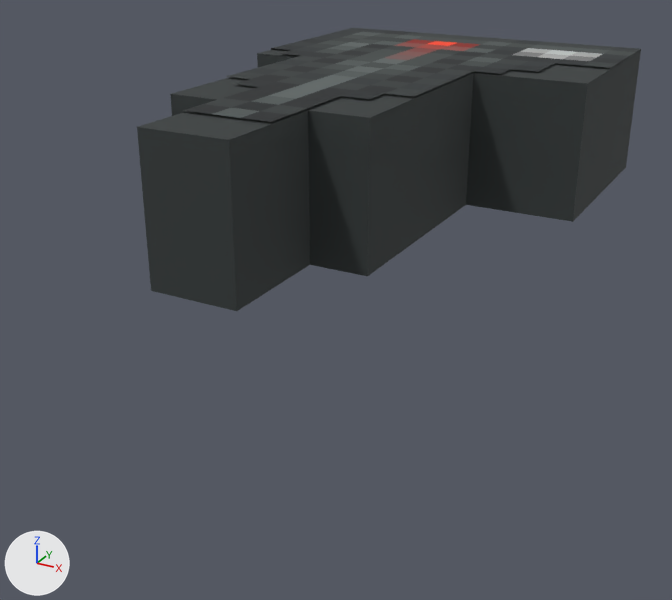
The glTF model Content.CMU/Resources/Models/CMU14/Garrison/CMU3DReduxVehicleHumveeCannonMounted.glb as it was, and as the next commit left it.
Camera for both pictures: a camera (50 mm lens) standing at (0.459, -1.476, 2.212) and looking at (-0.044, -0.56, 1.754). Arrows for +X, +Y and +Z are at lower left; the lights stay in place. The picture after the commit comes second. Where no turn or scale is listed for an object, it has been applied to the vertices. Vertices at exactly the same position are counted once.

Objects in the first picture: 'weapon original finish', 'weapon section', 'weapon section.001', 'weapon section.002', 'weapon section.003', 'weapon section.004'.
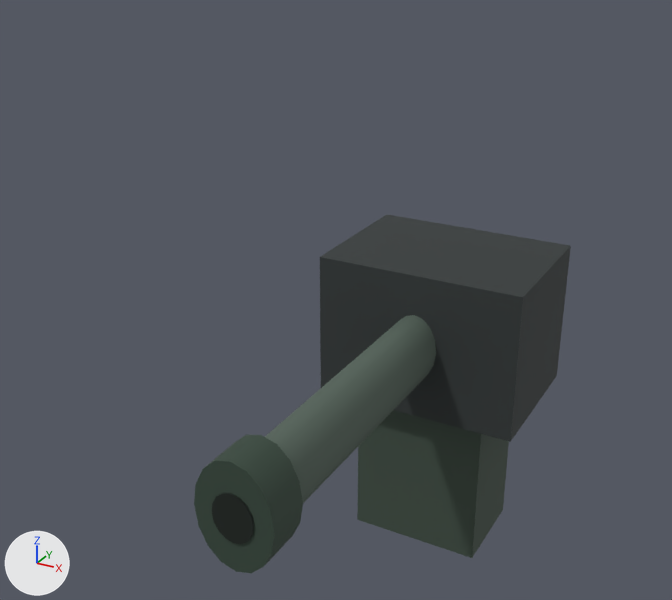
Changed parts and their boxes (x1, y1, x2, y2) in the pictures (672 x 600 px; the box of a moved part takes in the faces that stretch with it):
'weapon section', recoloured, surface changed, reshaped, moved, rescaled: before (591, 51, 641, 191); after (320, 215, 571, 442)
'weapon section.004', deleted: before (137, 110, 310, 311)
'weapon section.002', moved, rescaled: before (422, 73, 474, 236); after (357, 410, 509, 558)
'weapon section.003', deleted: before (170, 77, 427, 276)
'weapon section.001', deleted: before (257, 49, 617, 222)
'weapon original finish', deleted: before (182, 28, 641, 122)
'cylindrical gun barrel', added: after (265, 315, 436, 503)
'muzzle collar', added: after (194, 435, 303, 573)
'muzzle bore', added (black): after (212, 493, 254, 544)
part 1 of me_solid_1, moved or reshaped: before (182, 28, 641, 122); after (320, 215, 571, 442)

What changed in the scene script:
```text
Add mat_101b14:
    mat_101b14 = principled_material('#101B14')
    mat_101b14.base_color = (0.00518, 0.011, 0.007)  # black #101b14
    mat_101b14.roughness = 0.82
Add mat_35473b:
    mat_35473b = principled_material('#35473B')
    mat_35473b.base_color = (0.0356, 0.063, 0.0437)  # greyish green #35473b
    mat_35473b.roughness = 0.82
Add mat_546359:
    mat_546359 = principled_material('#546359')
    mat_546359.base_color = (0.0887, 0.125, 0.0999)  # dark grey #546359
    mat_546359.roughness = 0.82
Change me_solid_1:
    remove me_solid_1.from_pydata(...)  # 8 vertices, 12 faces; spans x -0.203..0.203, y -0.312..0.312, z -0.002..0.002
    remove me_solid_1.materials.append(mat_ffffff_cmu3dreduxsurface3796)
    add me_solid_1.from_pydata(...)  # 8 vertices, 12 faces; spans x -0.5..0.5, y -0.5..0.5, z -0.5..0.5
    me_solid_1 part 1: the whole mesh is scaled about its middle by (2.46, 1.6, 333)
    me_solid_1 part 2: texture (UV) coordinates changed
    add me_solid_1.materials.append(mat_313737)  # dark grey #313737
Add me_solid_4:
    me_solid_4.from_pydata(...)  # 36 vertices, 64 faces; spans x -0.0244..0.0244, y -0.0009..0.0009, z -0.0285..0.0285
    me_solid_4.materials.append(mat_101b14)  # black #101b14
Add me_solid_3:
    me_solid_3.from_pydata(...)  # 36 vertices, 64 faces; spans x -0.0467..0.0467, y -0.0266..0.0266, z -0.0645..0.0645
    me_solid_3.materials.append(mat_35473b)  # greyish green #35473b
Add me_solid_2:
    me_solid_2.from_pydata(...)  # 36 vertices, 64 faces; spans x -0.032..0.032, y -0.242..0.242, z -0.048..0.048
    me_solid_2.materials.append(mat_546359)  # dark grey #546359
Change ob_weapon_section:
    ob_weapon_section: bpy.data.objects.new('weapon section', me_solid_0) -> bpy.data.objects.new('weapon section', me_solid_1)
    ob_weapon_section.location: (0.016, -0.312, 1.955) -> (0.016, -0.353, 1.657)
    ob_weapon_section.scale: (0.406, 0.125, 0.15) -> (0.284, 0.206, 0.205)
Remove ob_weapon_section_001:
    ob_weapon_section_001 = bpy.data.objects.new('weapon section.001', me_solid_0)
    ob_weapon_section_001.location = (0.016, -0.438, 1.955)
    ob_weapon_section_001.scale = (0.406, 0.125, 0.15)
Change ob_weapon_section_002:
    ob_weapon_section_002.location: (-0.016, -0.562, 1.955) -> (0.016, -0.366, 1.49)
    ob_weapon_section_002.scale: (0.219, 0.125, 0.15) -> (0.187, 0.131, 0.32)
Remove ob_weapon_section_003:
    ob_weapon_section_003 = bpy.data.objects.new('weapon section.003', me_solid_0)
    ob_weapon_section_003.location = (-0.016, -0.688, 1.955)
    ob_weapon_section_003.scale = (0.219, 0.125, 0.15)
Remove ob_weapon_section_004:
    ob_weapon_section_004 = bpy.data.objects.new('weapon section.004', me_solid_0)
    ob_weapon_section_004.location = (-0.016, -0.812, 1.955)
    ob_weapon_section_004.scale = (0.0938, 0.125, 0.15)
Remove ob_weapon_original_finish:
    ob_weapon_original_finish = bpy.data.objects.new('weapon original finish', me_solid_1)
    ob_weapon_original_finish.location = (0.016, -0.562, 2.03)
Add ob_muzzle_bore:
    ob_muzzle_bore = bpy.data.objects.new('muzzle bore', me_solid_4)
    ob_muzzle_bore.location = (0.016, -0.876, 1.658)
Add ob_muzzle_collar:
    ob_muzzle_collar = bpy.data.objects.new('muzzle collar', me_solid_3)
    ob_muzzle_collar.location = (0.016, -0.848, 1.658)
Add ob_cylindrical_gun_barrel:
    ob_cylindrical_gun_barrel = bpy.data.objects.new('cylindrical gun barrel', me_solid_2)
    ob_cylindrical_gun_barrel.location = (0.016, -0.623, 1.658)
```
